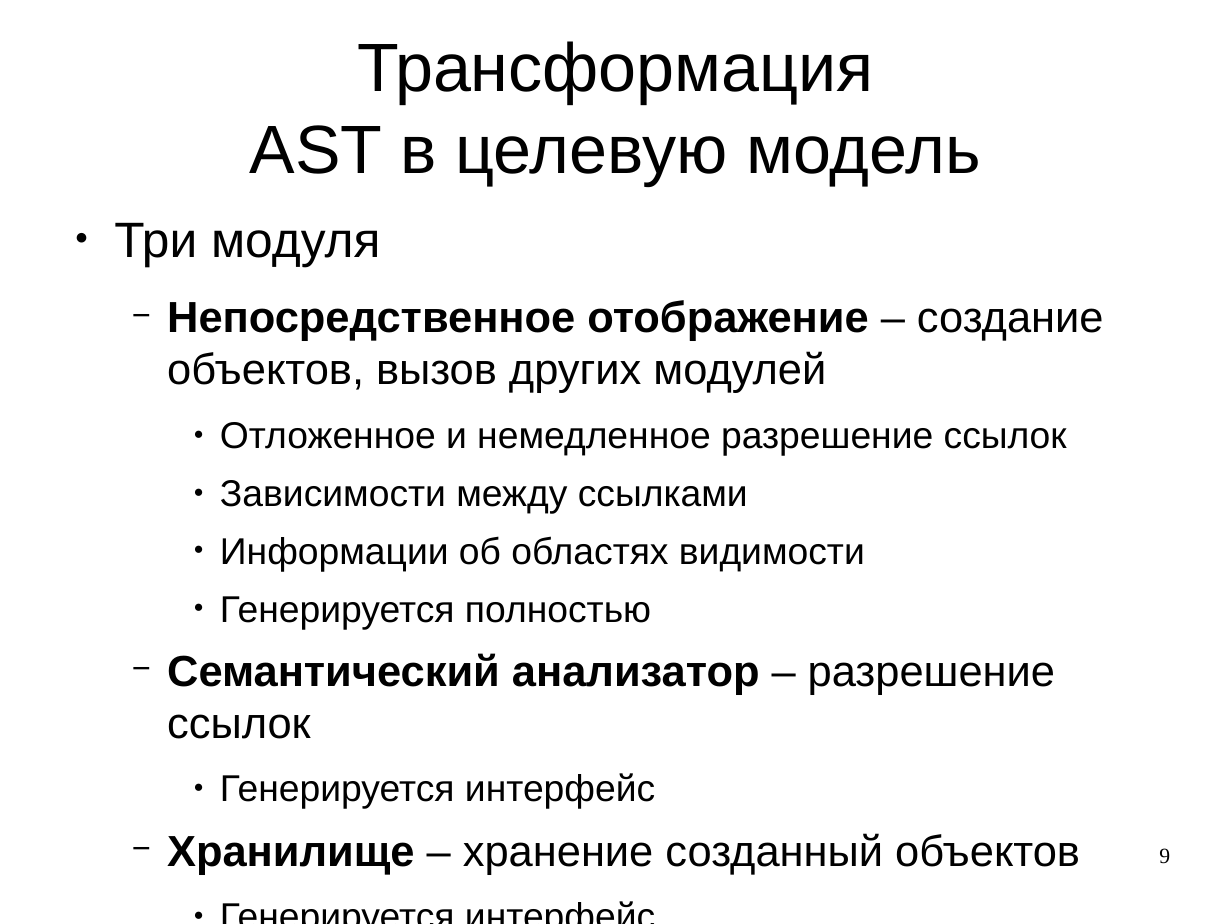
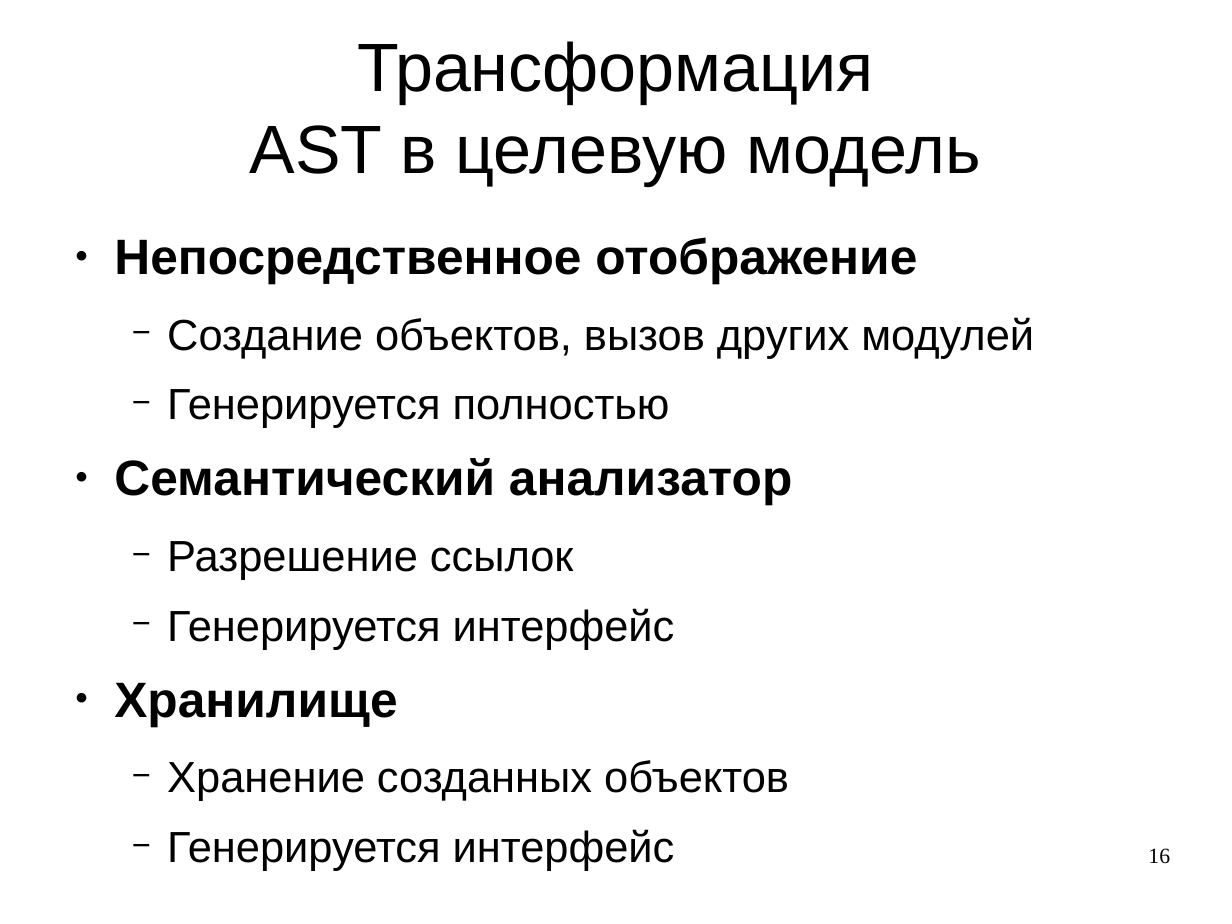
Before and after one commit to abreslav-from-google-code/abreslav, a slide deck: slide 16 of astrans/thesis.rus/Презентация.odp (slide 9 before the commit). Drawn at 1232x924 pixels with LibreOffice and Linux fonts; fonts in the diff are those of the drawing. Boxes give left, top, right and bottom in pixels: in the first picture for what was removed or moved away, otherwise in the second. Text is boxed around its words. In the diff, an @@ line names an element or a change of style, - is before the commit and + after.

```diff
--- a/astrans/thesis.rus/Презентация.odp
+++ b/astrans/thesis.rus/Презентация.odp
@@ text "Непосредственное отображение": place and size @@
-text "Непосредственное отображение" at (114, 222, 1104, 875)
+text "Непосредственное отображение" at (114, 237, 1034, 871)
@@ text at (114, 237, 1034, 359): text changed; size 24 to 28 pt @@
-● Три модуля
-  − Непосредственное отображение – создание объектов, вызов других модулей
-    ● Отложенное и немедленное разрешение ссылок
-    ● Зависимости между ссылками
-    ● Информации об областях видимости
+● Непосредственное отображение
+  − Создание объектов, вызов других модулей
@@ text at (167, 389, 675, 871): size 24 to 28 pt in "Генерируется полностью", "Генерируется интерфейс", "Генерируется интерфейс"; bullet ● to −; list level 3 to 2 in "Генерируется полностью"; list level 3 to 2 in "Генерируется интерфейс" @@
@@ text at (114, 458, 792, 580): text changed; size 28 to 32 pt @@
-  − Семантический анализатор – разрешение ссылок
+● Семантический анализатор
+  − Разрешение ссылок
@@ text at (114, 682, 789, 801): text changed @@
-  − Хранилище – хранение созданный объектов
+● Хранилище
+  − Хранение созданных объектов
@@ page number at (1148, 848, 1170, 864): text changed @@
-9
+16
```
Also in this commit, not shown: 6 other slides changed, 10 slides added, 3 slides removed.
